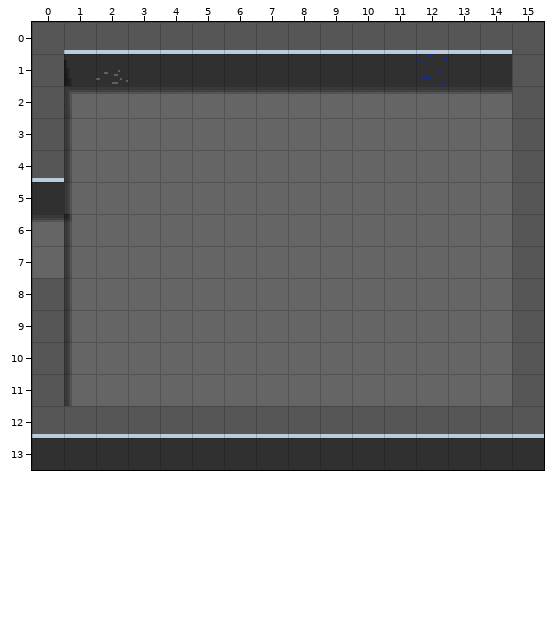
An edit to a level. Tiled map, finalGame/assets/tiles/Athene/startRoom.tmx. Above, as it was before the edit.
Cells are 32x32 px. Shown: x 0..15, y 0..13.
After the commit:
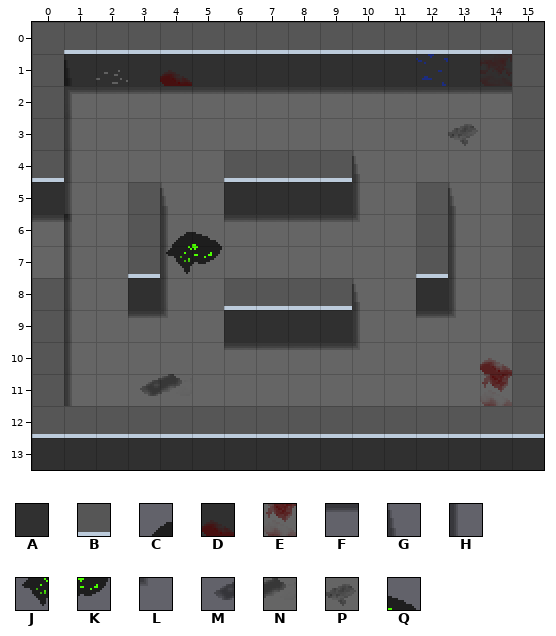
Key: from "tileset": A 0, B 3, C 10, D 12, E 13, F 20, G 21, H 23, J 24, K 25, L 33, M 38, N 39, P 40, Q 44.
_ is an empty cell, . an unchanged one.
Tiles of an added or newly shown layer are drawn over the layers below it.
See-through tiles are keyed as they look on the map.
What changed:
--- layer "Walls"
@@ x 6..9 @@
- 4 ____
- 5 ____
+ 4 BBBB
+ 5 AAAA
@@ x 3..12 @@
- 7 _........_
- 8 _..____.._
- 9 ...____...
+ 7 B........B
+ 8 A..BBBB..A
+ 9 ...AAAA...
--- layer "Decorations" (added)
@@ x 4..4 @@
- 1 _
+ 1 D
@@ x 13..13 @@
- 3 _
+ 3 P
@@ x 4..5 @@
- 6 __
- 7 __
+ 6 CQ
+ 7 JK
@@ x 3..14 @@
-10 ..........._
-11 __........._
+10 ...........D
+11 MN.........E
--- layer "Shadows"
@@ x 3..13 @@
- 4 ......._...
- 5 ._....._.._
- 6 ._._____.._
- 7 ._........_
- 8 ._....._.._
- 9 __....._.__
-10 ..._____...
+ 4 .......G...
+ 5 .G.....H..G
+ 6 .H.FFFFL..H
+ 7 .H........H
+ 8 .H.....G..H
+ 9 FL.....H.FL
+10 ...FFFFL...
Changed places in both pictures, as pixel boxes (x1, y1, x2, y2):
added: (160, 70, 192, 86)
added: (448, 124, 478, 146)
added: (128, 150, 360, 350)
added: (416, 182, 512, 406)
added: (140, 374, 182, 396)
